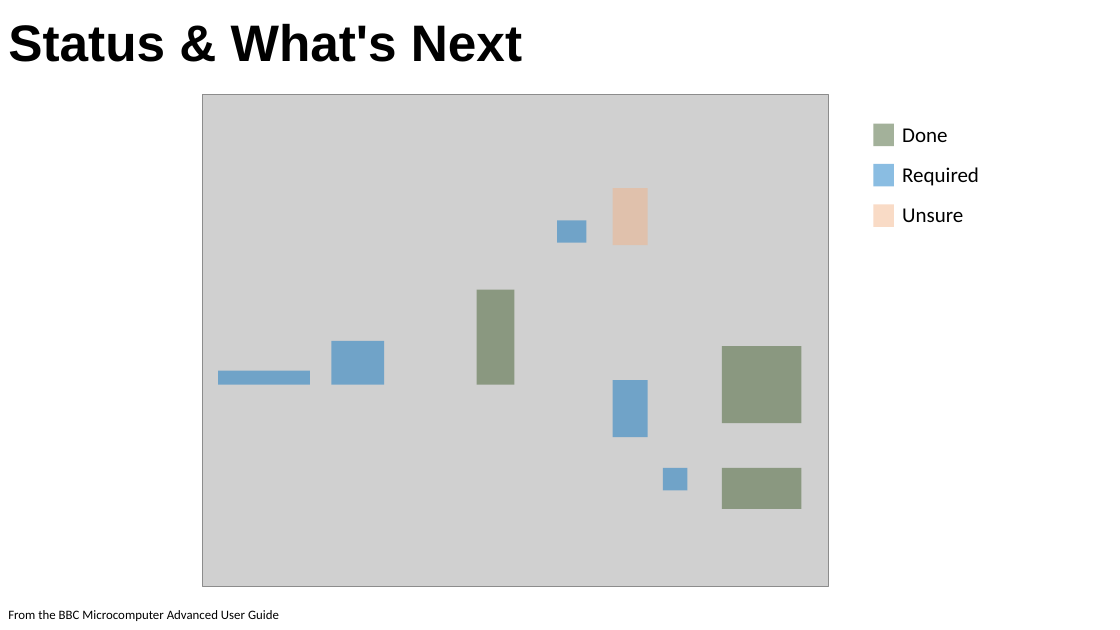
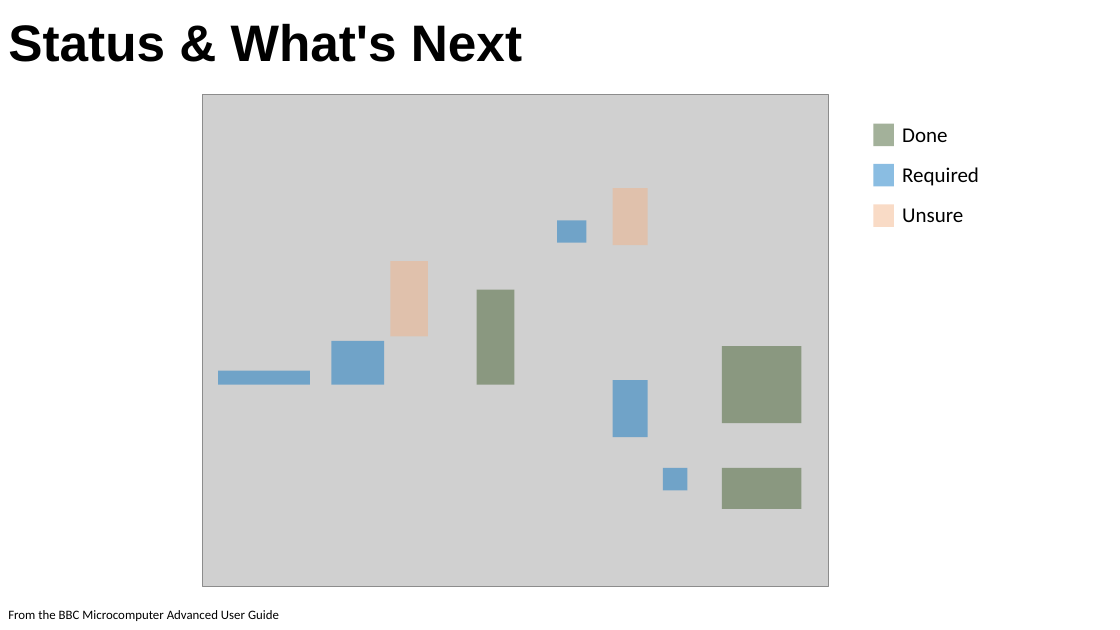
Before and after one commit to skagra/bbc-micro, a slide deck: slide 21 of Demo/BBCMicro.pptx. Drawn at 1120x630 pixels with LibreOffice and Linux fonts; fonts in the diff are those of the drawing; grey boxes stand for pictures; background and template pictures are left out. Boxes give left, top, right and bottom in pixels: in the first picture for what was removed or moved away, otherwise in the second. Text is boxed around its words. In the diff, an @@ line names an element or a change of style, - is before the commit and + after.

```diff
--- a/Demo/BBCMicro.pptx
+++ b/Demo/BBCMicro.pptx
@@ rectangle added at (391,261,429,337), fill #F4B183 at 46% opacity @@
```
Also in this commit, not shown: 3 other files.
